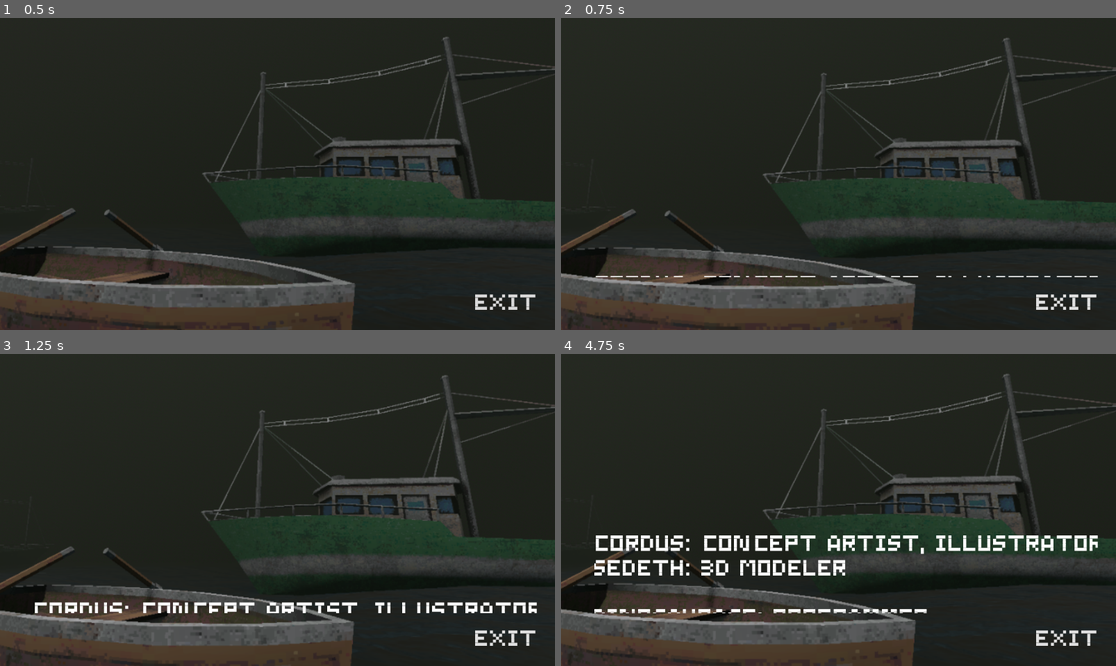
Above: before the commit, frames 1-4 (two rows, left to right).
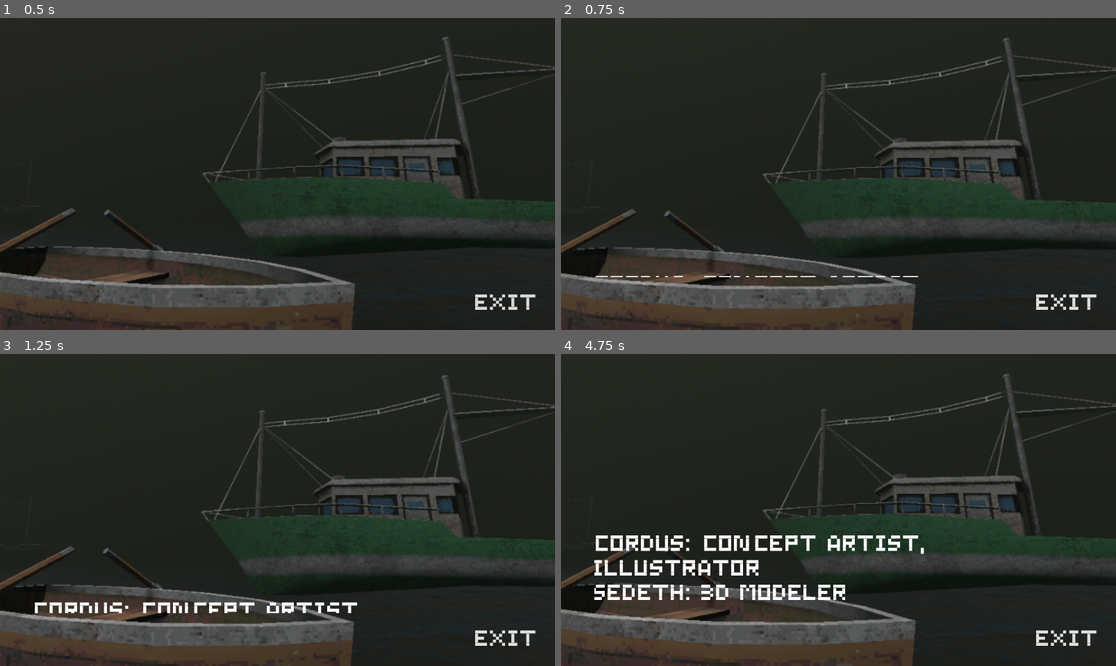
Above: after the commit, the same moments.

Repository: Area9579/ReverseFishing
Game: Godot game, scene res://Menus/Credits.tscn
Two runs of this game, one before a commit and one after it. Both use one fixed random seed, a clock stepped at 60 frames per second and the inputs below. This scene is started directly instead of the project's main scene.
Inputs (mouse positions are in pixels of both pictures, inside the frame that each line leads up to):
- Up to frame 1 (0.5 s): no input
- Up to frame 2 (0.75 s): move the mouse to (960, 158) at 0.52 s; hold D (Right) from 0.53 s (still down); tap E (Interact) at 0.6 s
- Up to frame 3 (1.25 s): keep holding D (Right)
- Up to frame 4 (4.75 s): move the mouse to (727, 525) at 1.27 s; release D (Right) at 1.28 s; hold A (Left) 1.28-2.03 s; tap E (Interact) every 0.75 s from 1.35 to 4.35 s; move the mouse to (894, 441) at 2.02 s; hold D (Right) 2.03-3.53 s; move the mouse to (810, 572) at 2.77 s; move the mouse to (1005, 556) at 3.52 s; hold A (Left) from 3.53 s (still down); move the mouse to (672, 463) at 4.27 s

Frame 1 is identical in both runs. In frame 2, less than 0.1% of the frame differs, in the area x 67-97%, y 82-84%; in frame 3, 0.5%; in frame 4, 3.8%, in the area x 6-97%, y 58-84%.

Commit message:
ACTUAL final credits

Diff:
--- a/reversefishing/Menus/Credits.tscn
+++ b/reversefishing/Menus/Credits.tscn
@@ -58,6 +58,21 @@
 &"RESET": SubResource("Animation_40tvf")
 }
 
+[sub_resource type="Animation" id="Animation_4r10w"]
+length = 0.001
+tracks/0/type = "value"
+tracks/0/imported = false
+tracks/0/enabled = true
+tracks/0/path = NodePath("Background:position")
+tracks/0/interp = 1
+tracks/0/loop_wrap = true
+tracks/0/keys = {
+"times": PackedFloat32Array(0),
+"transitions": PackedFloat32Array(1),
+"update": 0,
+"values": [Vector2(408, 322)]
+}
+
 [sub_resource type="Animation" id="Animation_b520f"]
 resource_name = "sway"
 length = 3.0
@@ -75,27 +90,27 @@
 "values": [Vector2(408, 322), Vector2(403.01, 332.905), Vector2(408, 322)]
 }
 
-[sub_resource type="Animation" id="Animation_4r10w"]
-length = 0.001
-tracks/0/type = "value"
-tracks/0/imported = false
-tracks/0/enabled = true
-tracks/0/path = NodePath("Background:position")
-tracks/0/interp = 1
-tracks/0/loop_wrap = true
-tracks/0/keys = {
-"times": PackedFloat32Array(0),
-"transitions": PackedFloat32Array(1),
-"update": 0,
-"values": [Vector2(408, 322)]
-}
-
 [sub_resource type="AnimationLibrary" id="AnimationLibrary_83f77"]
 _data = {
 &"RESET": SubResource("Animation_4r10w"),
 &"sway": SubResource("Animation_b520f")
 }
 
+[sub_resource type="Animation" id="Animation_682sm"]
+length = 0.001
+tracks/0/type = "value"
+tracks/0/imported = false
+tracks/0/enabled = true
+tracks/0/path = NodePath("Panel/RichTextLabel:position")
+tracks/0/interp = 1
+tracks/0/loop_wrap = true
+tracks/0/keys = {
+"times": PackedFloat32Array(0),
+"transitions": PackedFloat32Array(1),
+"update": 0,
+"values": [Vector2(-3, 501)]
+}
+
 [sub_resource type="Animation" id="Animation_eyvbl"]
 resource_name = "scroll"
 length = 20.0
@@ -111,21 +126,6 @@
 "transitions": PackedFloat32Array(1, 1),
 "update": 0,
 "values": [Vector2(-3, 501), Vector2(-3, -293.98)]
-}
-
-[sub_resource type="Animation" id="Animation_682sm"]
-length = 0.001
-tracks/0/type = "value"
-tracks/0/imported = false
-tracks/0/enabled = true
-tracks/0/path = NodePath("Panel/RichTextLabel:position")
-tracks/0/interp = 1
-tracks/0/loop_wrap = true
-tracks/0/keys = {
-"times": PackedFloat32Array(0),
-"transitions": PackedFloat32Array(1),
-"update": 0,
-"values": [Vector2(-3, 501)]
 }
 
 [sub_resource type="AnimationLibrary" id="AnimationLibrary_sfrk8"]
@@ -195,6 +195,7 @@
 theme_override_styles/panel = SubResource("StyleBoxEmpty_aq472")
 
 [node name="RichTextLabel" type="RichTextLabel" parent="Panel"]
+layout_mode = 0
 offset_left = -3.0
 offset_top = 501.0
 offset_right = 1162.0
@@ -205,7 +206,8 @@
 theme_override_fonts/bold_italics_font = ExtResource("3_d7jex")
 theme_override_fonts/bold_font = ExtResource("3_d7jex")
 theme_override_font_sizes/normal_font_size = 50
-text = "CORDUS: CONCEPT ARTIST, ILLUSTRATOR
+text = "CORDUS: CONCEPT ARTIST,
+ILLUSTRATOR
 SEDETH: 3D MODELER
 
 DINOSAUR065: PROGRAMMER,
